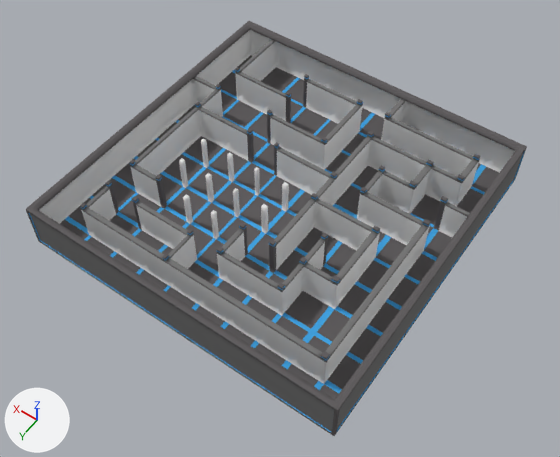
Before and after pictures for a commit that changed the Blender file Assets/Art/Mazes/LevelOneMaze.blend.
Both versions are drawn from a 50 mm camera at (-20.9, 29.9, 43.9) aimed at (-1.0, 2.1, 0.1). The lights are fixed; the arrows at lower left show +X, +Y and +Z.
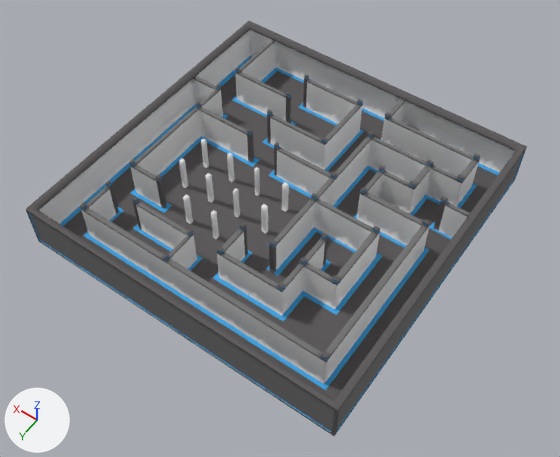
The edits, one by one:
me_plane is used by ob_plane; location (0.0, 0.0, 0.0); scale (7.98, 7.98, 7.98).
me_plane had 3187 vertices, 6428 faces and spanned x -2.15..1.6, y -1.59..1.58, z -0.15..0.37.
me_plane now has 4158 vertices, 7097 faces and spans x -2.15..1.6, y -1.59..1.58, z -0.15..0.37.
me_plane part 1: 971 vertices added at x -1.54..1.56, y -1.55..1.55, z -0.05..0.33.

Where the change shows, as pixel boxes (x1, y1, x2, y2) in the pictures (560 x 457 px):
part 1 of me_plane, added
    after: (39, 30, 511, 400)
